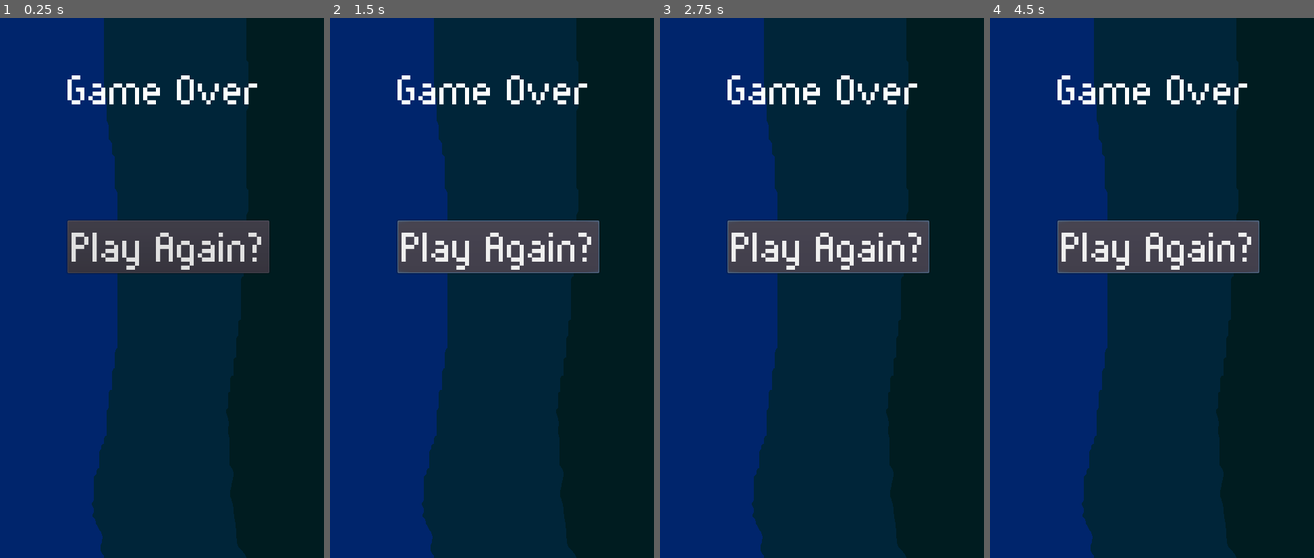
Above: before the commit, frames 1-4 (left to right).
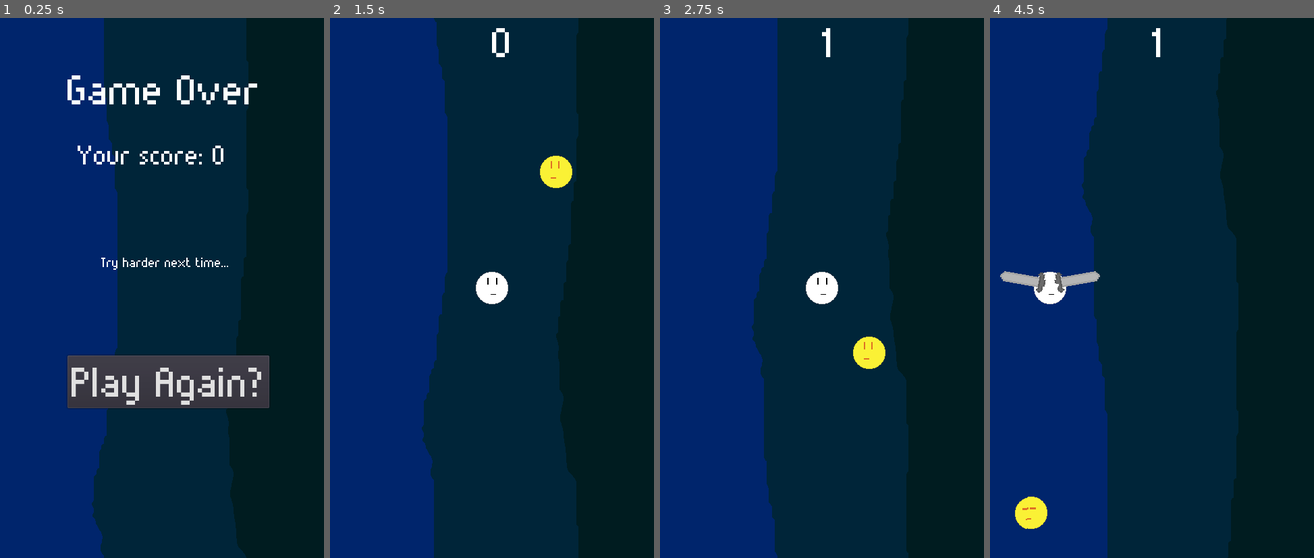
Above: after the commit, the same moments.

Repository: KaufmanDeveloper/gravity-flyer
Game: Godot game, scene res://system/GameOverMenu.tscn
The game is run twice, just before and just after one commit, with the same random seed, the same clock (stepped at 60 frames per second) and the same inputs. This scene is started directly instead of the project's main scene.
Inputs (mouse positions are in pixels of both pictures, inside the frame that each line leads up to):
- Up to frame 1 (0.25 s): no input
- Up to frame 2 (1.5 s): click "Play Again?" at 0.5 s; click (498, 244) at 1.25 s, where only the run before the commit has a clickable "Play Again?"
- Up to frame 3 (2.75 s): click (828, 244) at 2 s, where only the run before the commit has a clickable "Play Again?"
- Up to frame 4 (4.5 s): hold Right (ui_right) 2.78-3.53 s; tap X (swipe) at 2.85, 3.6, 4.35 s; hold Left (ui_left) 3.53-4.28 s; hold Right (ui_right) from 4.28 s (still down)

The runs differ from the first frame. In frame 1, 13% of the frame differs, in the area x 20-84%, y 23-73%; in frame 2, 12%; in frame 3, 14%; in frame 4, 16%, in the area x 3-84%, y 0-100%.

Commit message:
feat: Game over logic and result message fully implemented

Diff:
--- a/Gravity Flyer/maps/Test.tscn
+++ b/Gravity Flyer/maps/Test.tscn
@@ -16,7 +16,7 @@
 font_data = ExtResource( 7 )
 _sections_unfolded = [ "Font", "Settings" ]
 
-[node name="Test" type="Node" index="0"]
+[node name="Test" type="Node"]
 
 script = ExtResource( 1 )
 
--- /dev/null
+++ b/Gravity Flyer/system/GameOverMenu.gd
@@ -0,0 +1,22 @@
+extends Control
+
+var resultText = "Try harder next time..."
+
+func _ready():
+	$ScoreDisplay.text = "Your score: " + str(Global.score)
+
+	if(Global.score > 20):
+		resultText = "Good job, proud of you."
+	if(Global.score > 60):
+		resultText = "Wo dude. Good job."
+	if(Global.score > 100):
+		resultText = "That's amazing. You're incredible."
+	if(Global.score > 200):
+		resultText = "What!? Now that's a high score."
+	if(Global.score > 500):
+		resultText = "You're a legend. Tell all your friends!"
+
+	$ResultDisplay.text = resultText
+
+func _on_Replay_pressed():
+	get_tree().change_scene("res://maps/Test.tscn")
--- a/Gravity Flyer/system/GameOverMenu.tscn
+++ b/Gravity Flyer/system/GameOverMenu.tscn
@@ -1,14 +1,15 @@
-[gd_scene load_steps=5 format=2]
+[gd_scene load_steps=8 format=2]
 
-[ext_resource path="res://environment/background.png" type="Texture" id=1]
-[ext_resource path="res://fonts/munro.ttf" type="DynamicFontData" id=2]
+[ext_resource path="res://system/GameOverMenu.gd" type="Script" id=1]
+[ext_resource path="res://environment/background.png" type="Texture" id=2]
+[ext_resource path="res://fonts/munro.ttf" type="DynamicFontData" id=3]
 
 [sub_resource type="DynamicFont" id=1]
 
 size = 64
 use_mipmaps = false
 use_filter = false
-font_data = ExtResource( 2 )
+font_data = ExtResource( 3 )
 _sections_unfolded = [ "Font", "Settings" ]
 
 [sub_resource type="DynamicFont" id=2]
@@ -16,10 +17,26 @@
 size = 64
 use_mipmaps = false
 use_filter = false
-font_data = ExtResource( 2 )
+font_data = ExtResource( 3 )
 _sections_unfolded = [ "Font", "Settings" ]
 
-[node name="GameOverMenu" type="Control"]
+[sub_resource type="DynamicFont" id=3]
+
+size = 40
+use_mipmaps = false
+use_filter = false
+font_data = ExtResource( 3 )
+_sections_unfolded = [ "Font" ]
+
+[sub_resource type="DynamicFont" id=4]
+
+size = 20
+use_mipmaps = false
+use_filter = false
+font_data = ExtResource( 3 )
+_sections_unfolded = [ "Font", "Settings" ]
+
+[node name="GameOverMenu" type="Control" index="0"]
 
 anchor_left = 0.0
 anchor_top = 0.0
@@ -33,11 +50,12 @@
 mouse_default_cursor_shape = 0
 size_flags_horizontal = 1
 size_flags_vertical = 1
+script = ExtResource( 1 )
 
 [node name="Sprite" type="Sprite" parent="." index="0"]
 
 position = Vector2( 240, 400 )
-texture = ExtResource( 1 )
+texture = ExtResource( 2 )
 _sections_unfolded = [ "Transform" ]
 
 [node name="GameOver" type="Label" parent="." index="1"]
@@ -70,7 +88,7 @@
 anchor_right = 0.0
 anchor_bottom = 0.0
 margin_left = 100.0
-margin_top = 300.0
+margin_top = 500.0
 margin_right = 12.0
 margin_bottom = 20.0
 rect_pivot_offset = Vector2( 0, 0 )
@@ -89,3 +107,49 @@
 flat = false
 align = 1
 _sections_unfolded = [ "Margin", "custom_fonts" ]
+
+[node name="ScoreDisplay" type="Label" parent="." index="3"]
+
+anchor_left = 0.0
+anchor_top = 0.0
+anchor_right = 0.0
+anchor_bottom = 0.0
+margin_left = 115.0
+margin_top = 180.0
+margin_right = 259.0
+margin_bottom = 219.0
+rect_pivot_offset = Vector2( 0, 0 )
+rect_clip_content = false
+mouse_filter = 2
+mouse_default_cursor_shape = 0
+size_flags_horizontal = 1
+size_flags_vertical = 4
+custom_fonts/font = SubResource( 3 )
+percent_visible = 1.0
+lines_skipped = 0
+max_lines_visible = -1
+_sections_unfolded = [ "Margin", "custom_fonts" ]
+
+[node name="ResultDisplay" type="Label" parent="." index="4"]
+
+anchor_left = 0.0
+anchor_top = 0.0
+anchor_right = 0.0
+anchor_bottom = 0.0
+margin_left = 150.0
+margin_top = 350.0
+margin_right = 40.0
+margin_bottom = 14.0
+rect_pivot_offset = Vector2( 0, 0 )
+rect_clip_content = false
+mouse_filter = 2
+mouse_default_cursor_shape = 0
+size_flags_horizontal = 1
+size_flags_vertical = 4
+custom_fonts/font = SubResource( 4 )
+percent_visible = 1.0
+lines_skipped = 0
+max_lines_visible = -1
+_sections_unfolded = [ "custom_fonts" ]
+
+[connection signal="pressed" from="Replay" to="." method="_on_Replay_pressed"]
